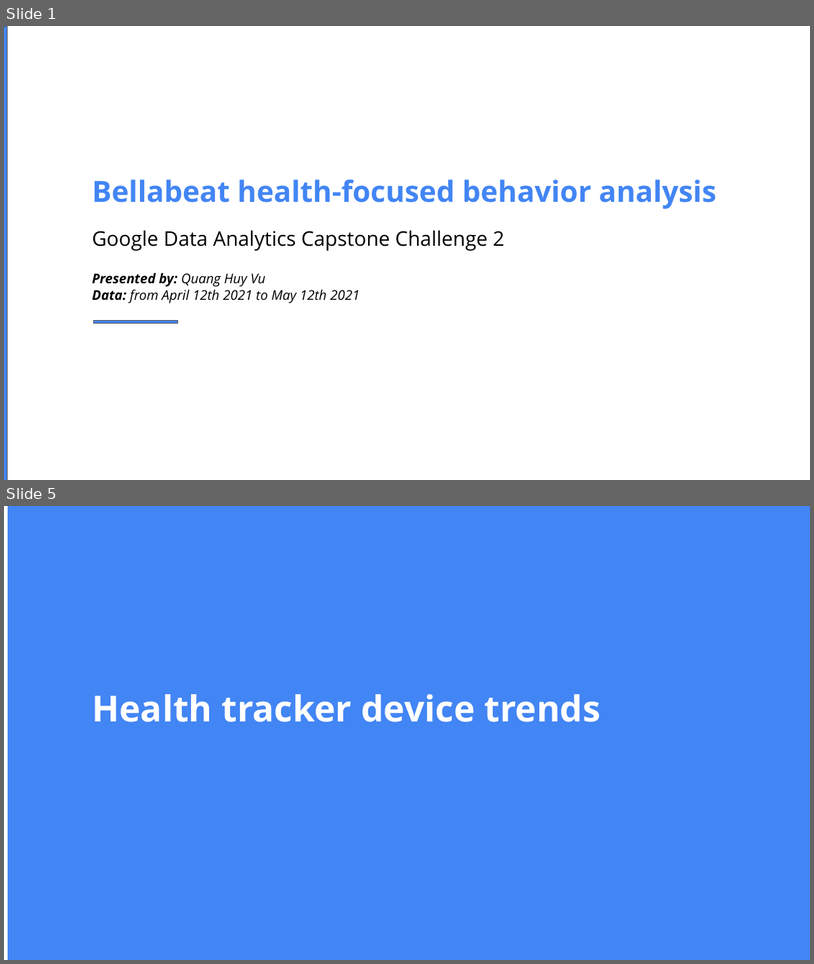
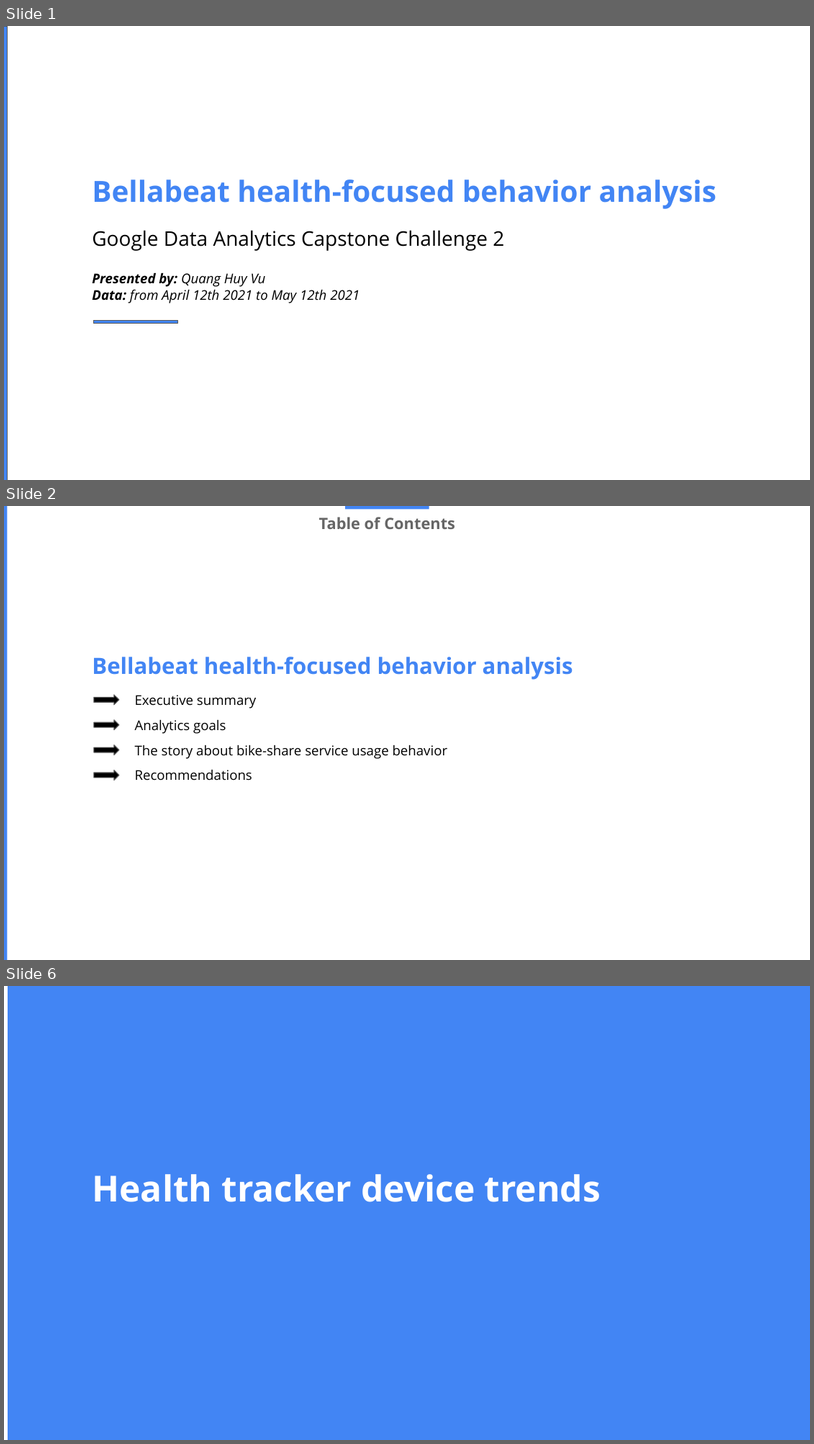
Before and after one commit to huyvuintech/gda-capstone-projects, a slide deck: Challenge2_GDACapstoneProject_Bellabeat_202209.pptx. Shown one above the other, each under a label of ours: slides 1 and 5 before the commit, slides 1, 2 and 6 after it; the slides between them are not shown. The pictures are 814x964 and 814x1444 pixels, drawn with LibreOffice and Linux fonts; fonts in the diff are those of the drawing. Boxes give left, top, right and bottom in pixels: in the first picture for what was removed or moved away, otherwise in the second. Text is boxed around its words. In the diff, an @@ line names an element or a change of style, - is before the commit and + after.

```diff
--- a/Challenge2_GDACapstoneProject_Bellabeat_202209.pptx
+++ b/Challenge2_GDACapstoneProject_Bellabeat_202209.pptx
@@ slide 2 added at [4,506,810,960], background #FFFFFF @@
@@ rectangle added at [4,506,7,960], fill #4285F4 @@
@@ text added at [319,517,455,529], 14 pt, text #666666, bold @@
+Table of Contents
@@ rectangle added at [345,506,429,509], fill #4285F4 @@
@@ text added at [92,656,574,680], 20 pt, text #4285F4, bold @@
+Bellabeat health-focused behavior analysis
@@ right arrow added at [93,695,118,705], fill #000000, outline #595959 0.75 pt @@
@@ text added at [135,695,256,708], 12 pt, text #000000 @@
+Executive summary
@@ right arrow added at [93,720,118,729], fill #000000, outline #595959 0.75 pt @@
@@ text added at [135,719,226,734], 12 pt, text #000000 @@
+Analytics goals
@@ right arrow added at [93,745,118,754], fill #000000, outline #595959 0.75 pt @@
@@ text added at [135,744,448,759], 12 pt, text #000000 @@
+The story about bike-share service usage behavior
@@ right arrow added at [93,770,118,780], fill #000000, outline #595959 0.75 pt @@
@@ text added at [135,770,252,780], 12 pt, text #000000 @@
+Recommendations
@@ what was slide 5 is now slide 6 @@
```
Also in this commit, not shown: 3 slides changed, 2 other slides added, 2 slides removed.
